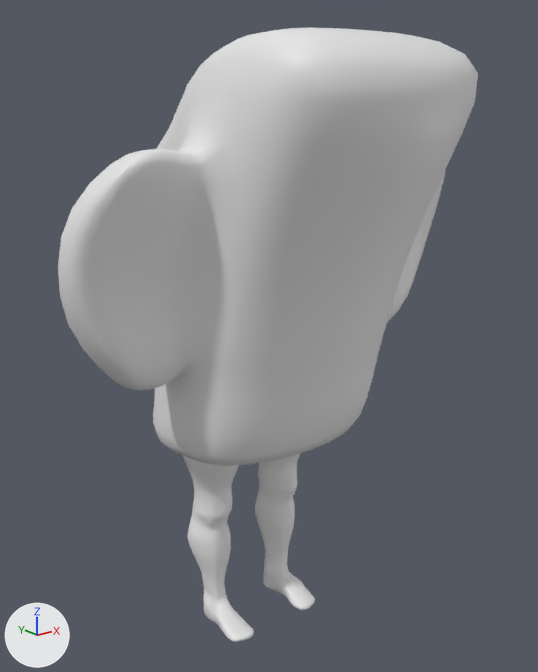
Before and after pictures for a commit that changed the Blender file RawFiles/Moai_Character_Model_rig.blend.
One viewpoint serves both versions: a 50 mm camera at (-8.98, -11.95, 11.22) aimed at (0.1, -0.6, 6.68). The lights are fixed; the arrows at lower left show +X, +Y and +Z. Both versions are drawn at frame 12 of the action 'Head_Spin'; the numbers are the values there.

The first picture shows 'Head', 'LeftLeg', 'RightLeg'.
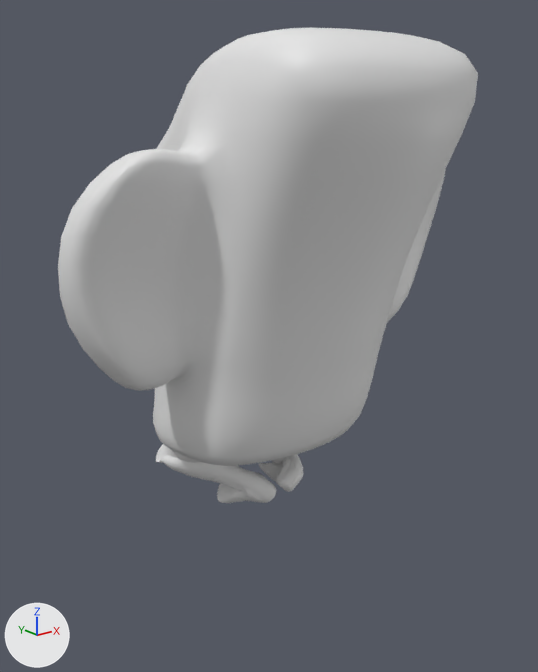
Where the change shows, as pixel boxes [x1, y1, x2, y2] in the pictures (538 x 672 px):
'LeftLeg', reshaped
    before: [255, 453, 315, 610]
    after: [156, 444, 276, 503]
'RightLeg', reshaped
    before: [182, 455, 254, 642]
    after: [259, 454, 303, 492]

Patch to the scene script:
```diff
--- a/RawFiles/Moai_Character_Model_rig.blend.py
+++ b/RawFiles/Moai_Character_Model_rig.blend.py
@@ me_cube_004 @@
 # used by ob_leftleg; location = (0.0, 0.0, 0.0)
-me_cube_004.from_pydata(...)  # 3366 vertices, 3364 faces; spans x 0.37..1.62, y -1.13..0.85, z -0.07..5.24
+me_cube_004.from_pydata(...)  # 3366 vertices, 3364 faces; spans x -1.69..0.1, y -1.0..1.7, z 2.75..5.63
+# me_cube_004 part 1: 3366 of 3366 vertices moved; they spanned x 0.37..1.62, y -1.13..0.85, z -0.07..5.24 and now span x -1.69..0.1, y -1.0..1.7, z 2.75..5.63; mean shift (-1.61, 0.25, 1.93); largest move (0.82, 0.46, 0.26) -> (-0.2, -0.92, 3.56)
@@ me_cube_002 @@
 # used by ob_rightleg; location = (0.0, 0.0, 0.0)
-me_cube_002.from_pydata(...)  # 3366 vertices, 3364 faces; spans x -1.61..-0.36, y -1.11..0.84, z -0.11..5.26
+me_cube_002.from_pydata(...)  # 3366 vertices, 3364 faces; spans x 0.04..1.72, y -1.23..1.41, z 2.96..5.54
+# me_cube_002 part 2: 3366 of 3366 vertices moved; they spanned x -1.61..-0.36, y -1.11..0.84, z -0.11..5.26 and now span x 0.04..1.72, y -1.23..1.41, z 2.96..5.54; mean shift (1.73, -0.02, 1.98); largest move (-0.9, 0.48, 0.4) -> (0.57, -1.05, 3.84)
```
